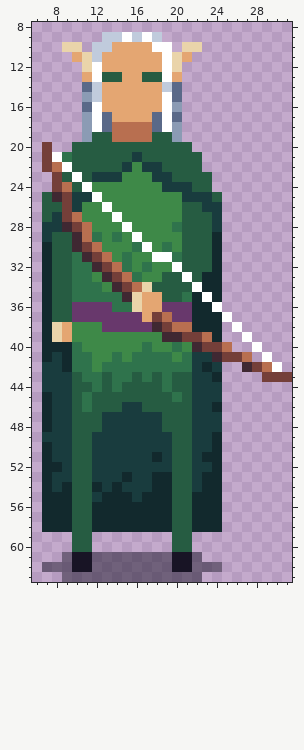
Pixel-art sprite -- sprites/enemies/elf.png. Above is the file before it was changed.
The file is 32x64 pixels. Shown: x 6..31, y 8..63.
Once edited:
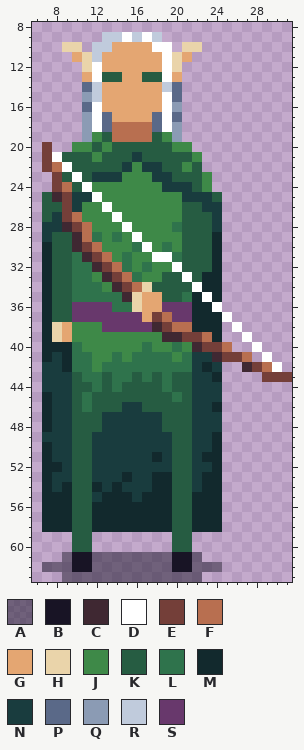
Palette (. is transparent): A #1814257c  B #181425  C #3f2832  D #ffffff  E #743f39  F #b86f50  G #e4a672  H #ead4aa  J #3e8948  K #265c42  L #2f734c  M #12292d  N #193c3e  P #5a6988  Q #8b9bb4  R #c0cbdc  S #68386c
The edit:
y 19: x 12 K -> J; x 19 K -> J
y 20: x 10..11 KK -> JJ; x 13 K -> J; x 20..21 KK -> JJ
y 21: x 9 L -> K; x 12 K -> J; x 22 K -> J
y 22: x 21 K -> J
y 23..24: x 23 K -> J
Changed places in both pictures, as pixel boxes (x1, y1, x2, y2):
changed: (62, 132, 112, 162)
changed: (162, 132, 212, 192)
